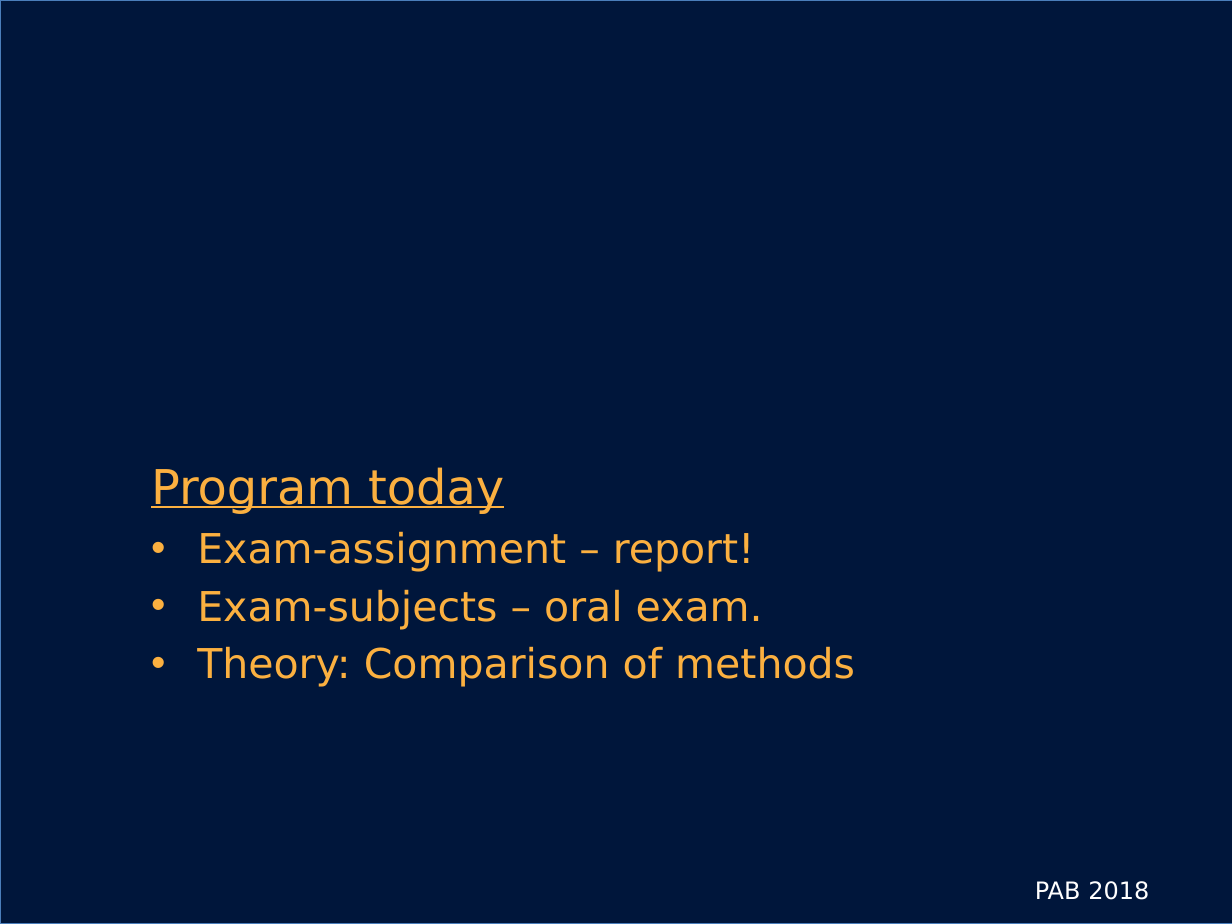
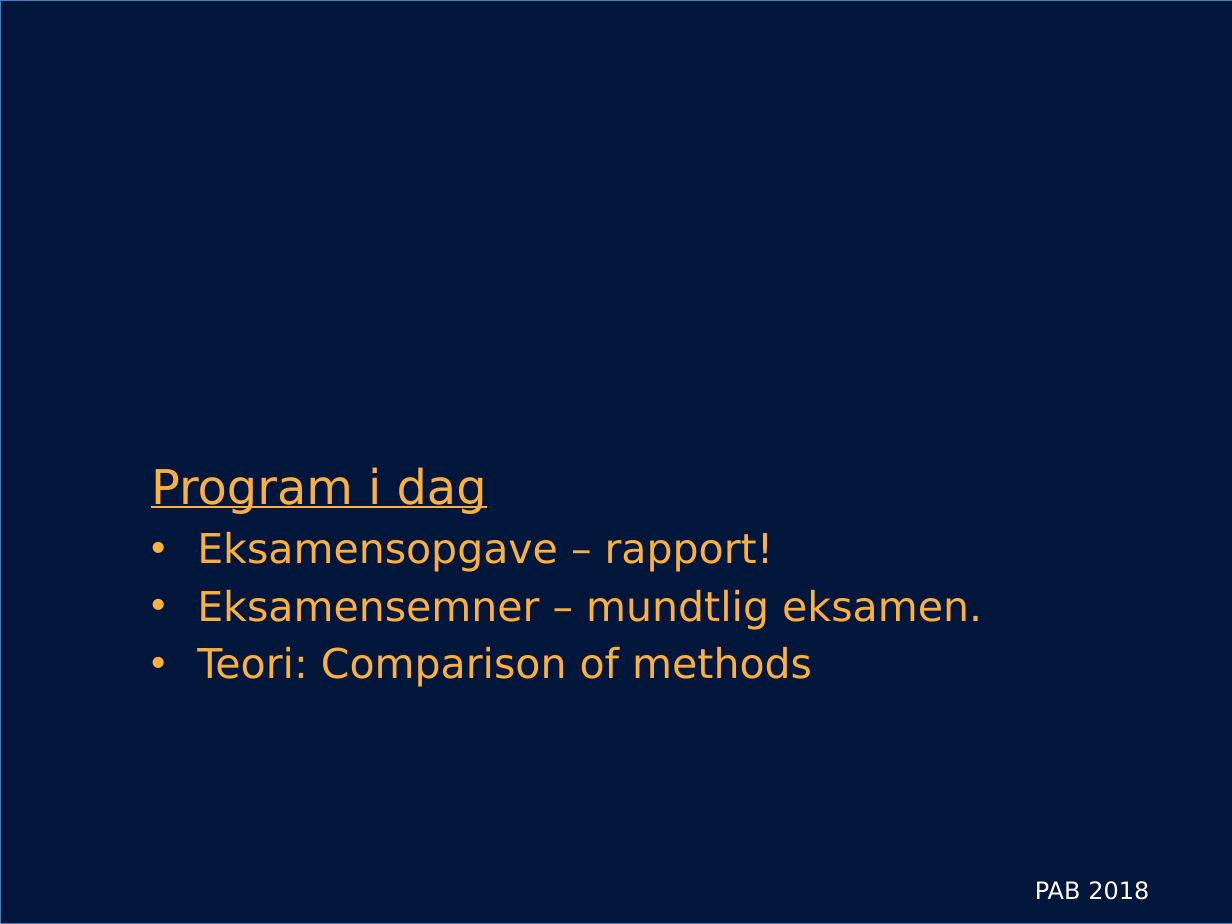
Before and after one commit to Cphdat3sem2018f/SYS-Week-3, a slide deck: slide 1 of Comparison of methods 2018.pptx. Drawn at 1232x924 pixels with LibreOffice and Linux fonts; fonts in the diff are those of the drawing; background and template pictures are left out. Boxes give left, top, right and bottom in pixels: in the first picture for what was removed or moved away, otherwise in the second. Text is boxed around its words. In the diff, an @@ line names an element or a change of style, - is before the commit and + after.

```diff
--- a/Comparison of methods 2018.pptx
+++ b/Comparison of methods 2018.pptx
@@ text at box(151, 467, 982, 687): text changed @@
-Program today
-• Exam-assignment – report!
-• Exam-subjects – oral exam.
-• Theory: Comparison of methods
+Program i dag
+• Eksamensopgave – rapport!
+• Eksamensemner – mundtlig eksamen.
+• Teori: Comparison of methods
```
Also in this commit, not shown: 2 other slides changed, 1 slide added, 1 slide removed.
